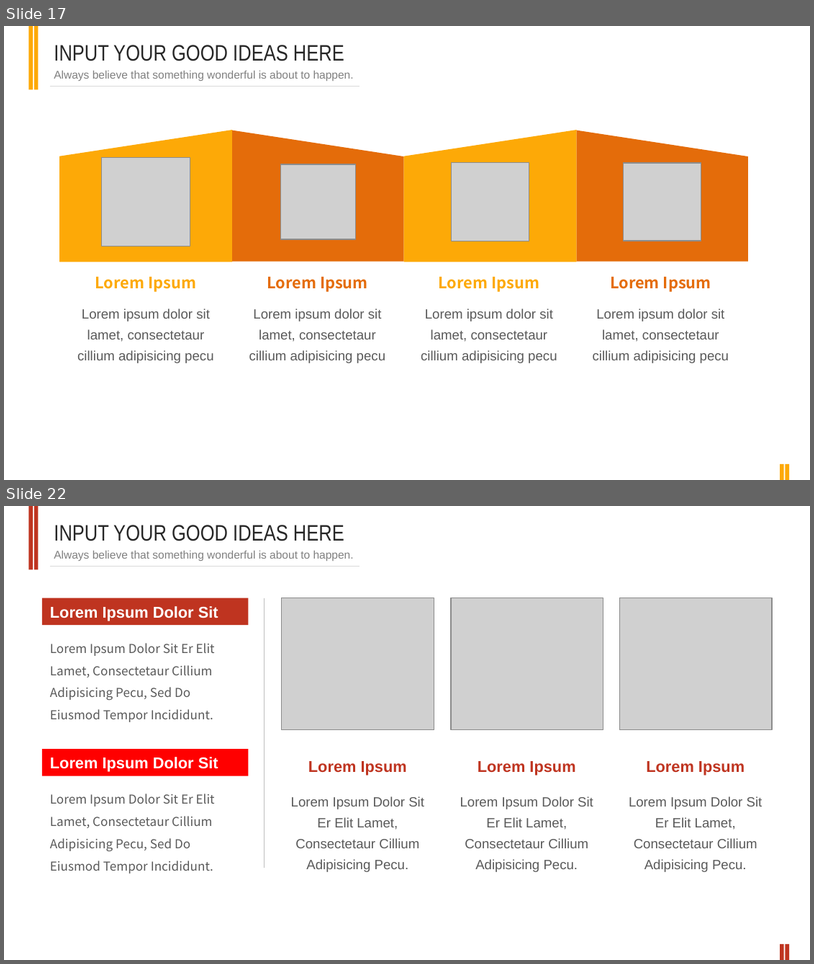
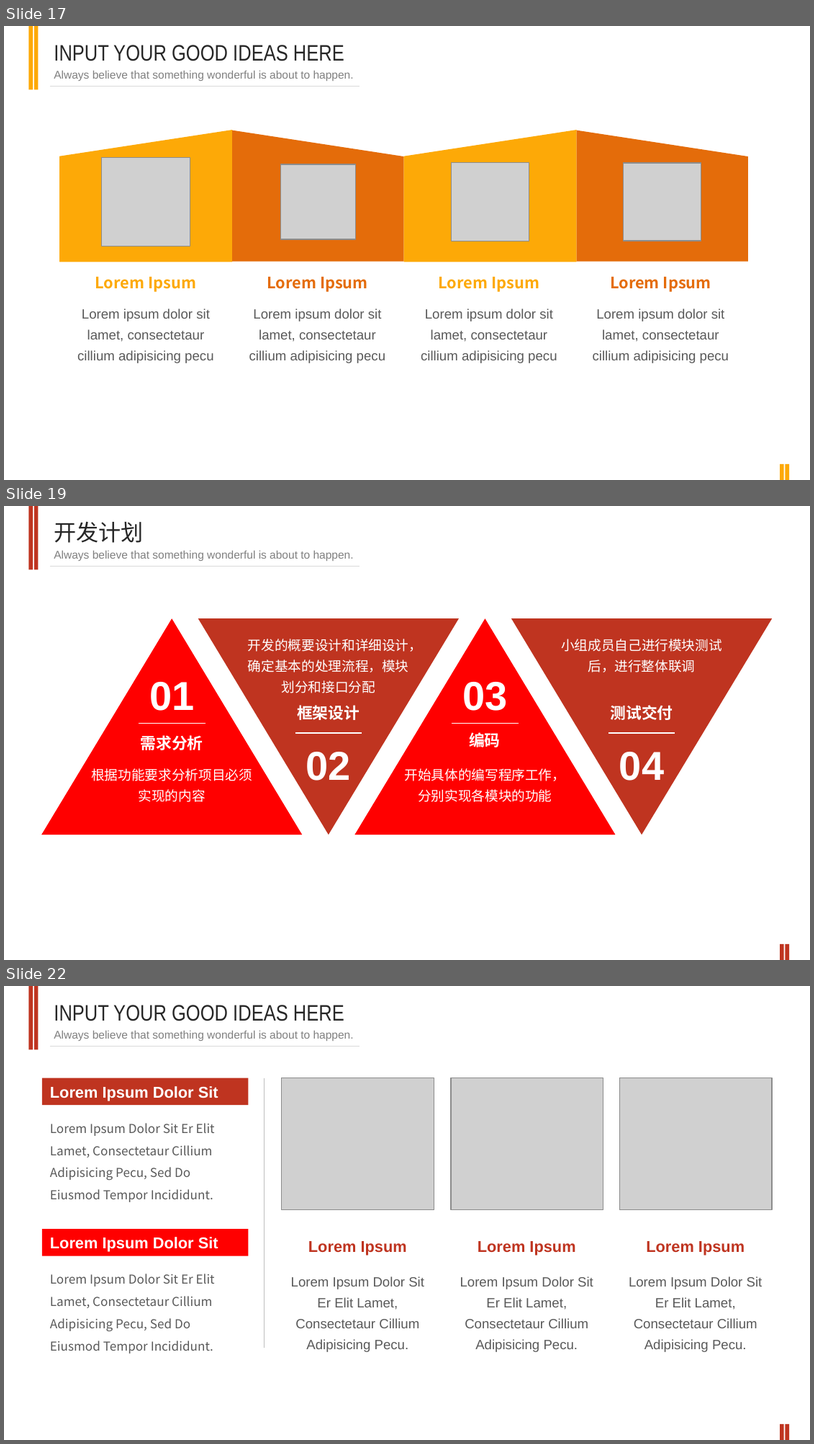
Before and after one commit to LiuWenJia-ops/LLY, a slide deck: presentation_material/开题模板.pptx. Shown one above the other, each under a label of ours: slides 17 and 22 before the commit, slides 17, 19 and 22 after it; the slides between them are not shown. The pictures are 814x964 and 814x1444 pixels, drawn with LibreOffice and Linux fonts; fonts in the diff are those of the drawing; grey boxes stand for pictures. Boxes give left, top, right and bottom in pixels: in the first picture for what was removed or moved away, otherwise in the second. Text is boxed around its words. In the diff, an @@ line names an element or a change of style, - is before the commit and + after.

Commit message:
修改了PART4的内容

```diff
--- a/presentation_material/开题模板.pptx
+++ b/presentation_material/开题模板.pptx
@@ slide 19 added at (4,506,810,960), background #FFFFFF; not listed: 5 template elements that a slide beside it also shows @@
@@ text added at (54,522,144,543), 20 pt, text #262626 @@
+开发计划
@@ text added at (54,551,354,561), 10 pt, text #808080 @@
+Always believe that something wonderful is about to happen.
@@ triangle added at (42,619,302,835), fill #FF0000 @@
@@ triangle added at (198,619,459,835), fill #BF3420 @@
@@ triangle added at (355,619,615,835), fill #FF0000 @@
@@ triangle added at (512,619,772,835), fill #BF3420 @@
@@ text added at (248,638,422,693), 12 pt, text #FFFFFF @@
+开发的概要设计和详细设计，确定基本的处理流程，模块划分和接口分配
@@ text added at (561,638,723,672), 12 pt, text #FFFFFF @@
+小组成员自己进行模块测试后，进行整体联调
@@ text added at (149,682,194,710), 36 pt, text #FFFFFF, bold @@
+01
@@ text added at (463,682,507,710), 36 pt, text #FFFFFF, bold @@
+03
@@ text added at (297,705,360,720), 14 pt, text #FFFFFF, bold @@
+框架设计
@@ text added at (610,705,673,720), 14 pt, text #FFFFFF, bold @@
+测试交付
@@ line added from (139, 723) to (206, 723), #FFFFFF 0.75 pt @@
@@ text added at (141,735,203,750), 14 pt, text #FFFFFF, bold @@
+需求分析
@@ line added from (295, 733) to (362, 733), #FFFFFF 0.75 pt @@
@@ line added from (453, 723) to (519, 723), #FFFFFF 0.75 pt @@
@@ text added at (469,732,501,747), 14 pt, text #FFFFFF, bold @@
+编码
@@ line added from (609, 733) to (675, 733), #FFFFFF 0.75 pt @@
@@ text added at (306,752,351,780), 36 pt, text #FFFFFF, bold @@
+02
@@ text added at (620,752,664,780), 36 pt, text #FFFFFF, bold @@
+04
@@ text added at (91,768,252,802), 12 pt, text #FFFFFF @@
+根据功能要求分析项目必须实现的内容
@@ text added at (405,768,566,802), 12 pt, text #FFFFFF @@
+开始具体的编写程序工作，分别实现各模块的功能
```
Also in this commit, not shown: 2 slides changed, 1 other slide added, 2 slides removed, 1 other file.
